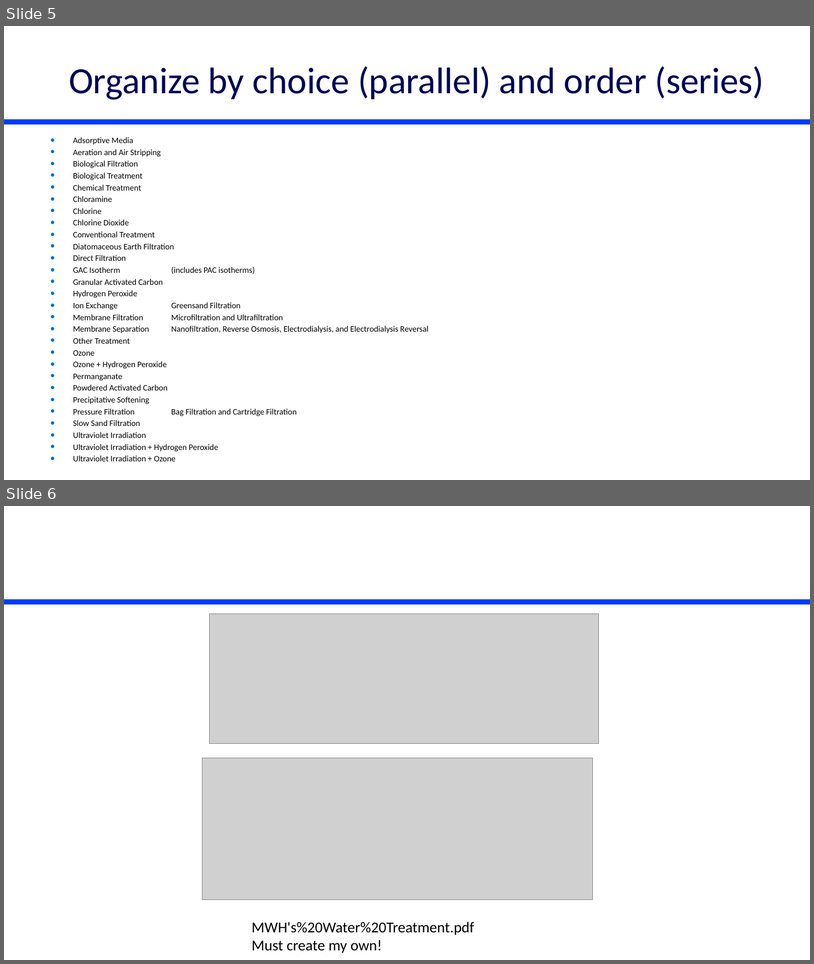
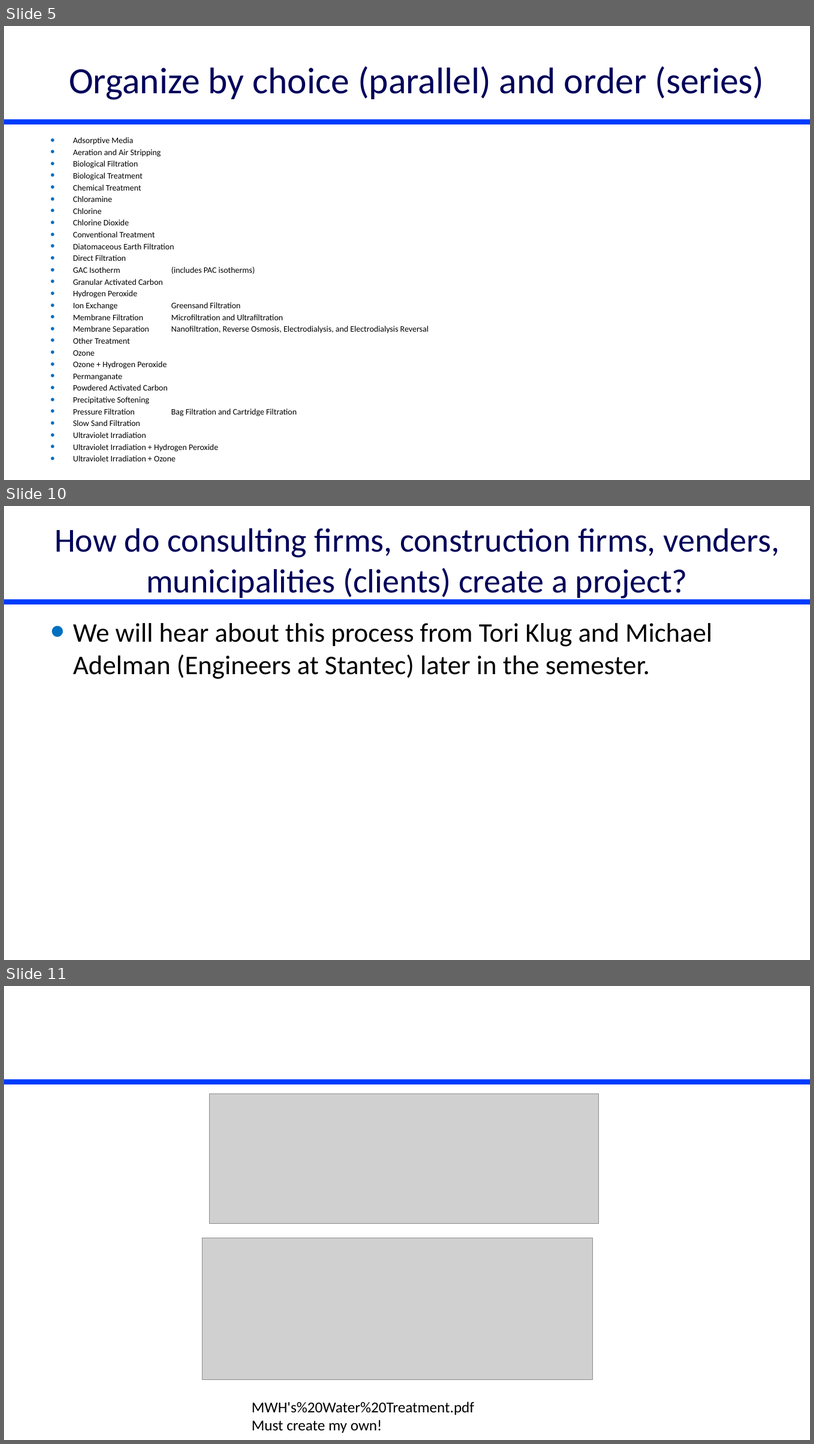
Before and after one commit to monroews/CEE4590, a slide deck: Lectures/Unit Process Selection.pptx. Shown one above the other, each under a label of ours: slides 5 and 6 before the commit, slides 5, 10 and 11 after it; the slides between them are not shown. The pictures are 814x964 and 814x1444 pixels, drawn with LibreOffice and Linux fonts; fonts in the diff are those of the drawing; grey boxes stand for pictures. Boxes give left, top, right and bottom in pixels: in the first picture for what was removed or moved away, otherwise in the second. Text is boxed around its words. In the diff, an @@ line names an element or a change of style, - is before the commit and + after.

```diff
--- a/Lectures/Unit Process Selection.pptx
+++ b/Lectures/Unit Process Selection.pptx
@@ slide 10 added at <box>4,506,810,960</box>, background #FFFFFF; not listed: 1 template element that a slide beside it also shows @@
@@ title added at <box>54,528,780,600</box>, 40 pt, text #00005A @@
+How do consulting firms, construction firms, venders, municipalities (clients) create a project?
@@ text added at <box>73,623,713,679</box>, 32 pt, text #000000 @@
+• We will hear about this process from Tori Klug and Michael Adelman (Engineers at Stantec) later in the semester.
@@ what was slide 6 is now slide 11 @@
```
Also in this commit, not shown: 4 other slides added, 1 other file.
